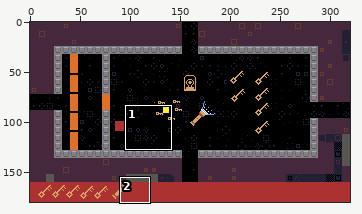
Pixel-art file -- rawAssets/items mockup.aseprite. The picture above shows the old version from afar; the outline marks the close-up.
Close-up. The starting point:
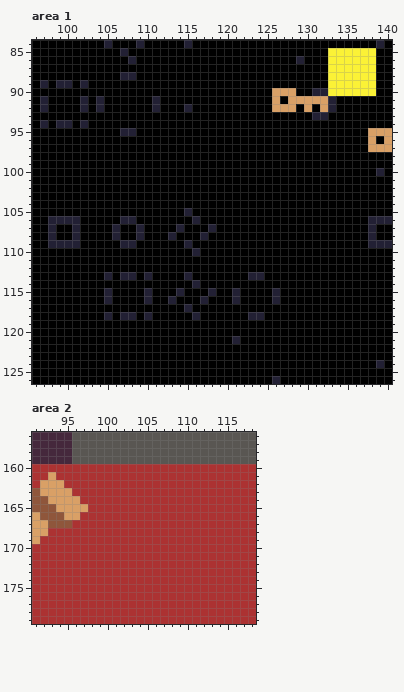
320x180 pixels, 1 frame. Shown: area 1: x 96..140, y 84..126; area 2: x 91..118, y 156..179.
The result:
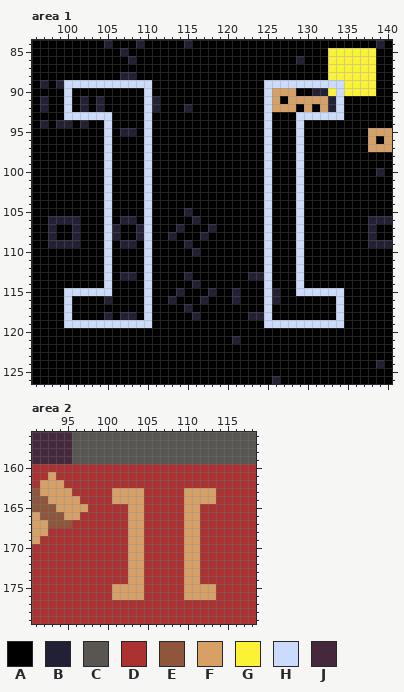
Palette (. is transparent): A #000000  B #222034  C #595652  D #ac3232  E #8f563b  F #d9a066  G #fbf236  H #cbdbfc  J #45283c
Diff:
layer "Bridge" added
layer "Bridge Inv Icon" added
--- area 1, layer "Bridge"
@@ x 96..140 @@
  88 AAAAAAAAAAABBAAAAAAAAAAAAAAAAAAAAAAAAGGGGGGAA
- 89 ABABBABAAAAAAAAAAAAAAAAAAAAAAAAAAAAAAGGGGGGAA
- 90 AAAAAAAAAAAAAAAAAAAAAAAAAAAAAAFFFAABBGGGGGGAA
- 91 ABAAAABABAAAAAABAAAAAAAAAAAAAAFAFFFFFBAAAAAAA
- 92 ABAAAABABAAAAAABAAABAAAAAAAAAAFFFAFAFBAAAAAAA
- 93 AAAAAAAAAAAAAAAAAAAAAAAAAAAAAAAAAAABBAAAAAAAA
- 94 ABABBABAAAAAAAAAAAAAAAAAAAAAAAAAAAAAAAAAAAAAA
- 95 AAAAAAAAAAABBAAAAAAAAAAAAAAAAAAAAAAAAAAAAAFFF
- 96 AAAAAAAAAAAAAAAAAAAAAAAAAAAAAAAAAAAAAAAAAAFAF
- 97 AAAAAAAAAAAAAAAAAAAAAAAAAAAAAAAAAAAAAAAAAAFFF
- 98 AAAAAAAAAAAAAAAAAAAAAAAAAAAAAAAAAAAAAAAAAAAAA
- 99 AAAAAAAAAAAAAAAAAAAAAAAAAAAAAAAAAAAAAAAAAAAAA
-100 AAAAAAAAAAAAAAAAAAAAAAAAAAAAAAAAAAAAAAAAAAABA
-101 AAAAAAAAAAAAAAAAAAAAAAAAAAAAAAAAAAAAAAAAAAAAA
-102 AAAAAAAAAAAAAAAAAAAAAAAAAAAAAAAAAAAAAAAAAAAAA
-103 AAAAAAAAAAAAAAAAAAAAAAAAAAAAAAAAAAAAAAAAAAAAA
-104 AAAAAAAAAAAAAAAAAAAAAAAAAAAAAAAAAAAAAAAAAAAAA
-105 AAAAAAAAAAAAAAAAAAABAAAAAAAAAAAAAAAAAAAAAAAAA
-106 AABBBBAAAAABBAAAAAAABAAAAAAAAAAAAAAAAAAAAABBB
-107 AABAABAAAABAABAAAABAAABAAAAAAAAAAAAAAAAAAABAA
-108 AABAABAAAABAABAAABAAABAAAAAAAAAAAAAAAAAAAABAA
-109 AABBBBAAAAABBAAAAAABAAAAAAAAAAAAAAAAAAAAAABBB
-110 AAAAAAAAAAAAAAAAAAAABAAAAAAAAAAAAAAAAAAAAAAAA
-111 AAAAAAAAAAAAAAAAAAAAAAAAAAAAAAAAAAAAAAAAAAAAA
-112 AAAAAAAAAAAAAAAAAAAAAAAAAAAAAAAAAAAAAAAAAAAAA
-113 AAAAAAAAABABBABAAAABAAAAAAABBAAAAAAAAAAAAAAAA
-114 AAAAAAAAAAAAAAAAAAAABAAAAAAAAAAAAAAAAAAAAAAAA
-115 AAAAAAAAABAAAABAAABAAABAABAAAABAAAAAAAAAAAAAA
-116 AAAAAAAAABAAAABAABAAABAAABAAAABAAAAAAAAAAAAAA
-117 AAAAAAAAAAAAAAAAAAABAAAAAAAAAAAAAAAAAAAAAAAAA
-118 AAAAAAAAABABBABAAAAABAAAAAABBAAAAAAAAAAAAAAAA
-119 AAAAAAAAAAAAAAAAAAAAAAAAAAAAAAAAAAAAAAAAAAAAA
+ 89 ABABHHHHHHHHHHHAAAAAAAAAAAAAAHHHHHHHHHHGGGGAA
+ 90 AAAAHAAAAAAAAAHAAAAAAAAAAAAAAHFFFAABBGHGGGGAA
+ 91 ABAAHABABAAAAAHBAAAAAAAAAAAAAHFAFFFFFBHAAAAAA
+ 92 ABAAHABABAAAAAHBAAABAAAAAAAAAHFFFAFAFBHAAAAAA
+ 93 AAAAHHHHHHAAAAHAAAAAAAAAAAAAAHAAAHHHHHHAAAAAA
+ 94 ABABBABAAHAAAAHAAAAAAAAAAAAAAHAAAHAAAAAAAAAAA
+ 95 AAAAAAAAAHABBAHAAAAAAAAAAAAAAHAAAHAAAAAAAAFFF
+ 96 AAAAAAAAAHAAAAHAAAAAAAAAAAAAAHAAAHAAAAAAAAFAF
+ 97 AAAAAAAAAHAAAAHAAAAAAAAAAAAAAHAAAHAAAAAAAAFFF
+ 98 AAAAAAAAAHAAAAHAAAAAAAAAAAAAAHAAAHAAAAAAAAAAA
+ 99 AAAAAAAAAHAAAAHAAAAAAAAAAAAAAHAAAHAAAAAAAAAAA
+100 AAAAAAAAAHAAAAHAAAAAAAAAAAAAAHAAAHAAAAAAAAABA
+101 AAAAAAAAAHAAAAHAAAAAAAAAAAAAAHAAAHAAAAAAAAAAA
+102 AAAAAAAAAHAAAAHAAAAAAAAAAAAAAHAAAHAAAAAAAAAAA
+103 AAAAAAAAAHAAAAHAAAAAAAAAAAAAAHAAAHAAAAAAAAAAA
+104 AAAAAAAAAHAAAAHAAAAAAAAAAAAAAHAAAHAAAAAAAAAAA
+105 AAAAAAAAAHAAAAHAAAABAAAAAAAAAHAAAHAAAAAAAAAAA
+106 AABBBBAAAHABBAHAAAAABAAAAAAAAHAAAHAAAAAAAABBB
+107 AABAABAAAHBAABHAAABAAABAAAAAAHAAAHAAAAAAAABAA
+108 AABAABAAAHBAABHAABAAABAAAAAAAHAAAHAAAAAAAABAA
+109 AABBBBAAAHABBAHAAAABAAAAAAAAAHAAAHAAAAAAAABBB
+110 AAAAAAAAAHAAAAHAAAAABAAAAAAAAHAAAHAAAAAAAAAAA
+111 AAAAAAAAAHAAAAHAAAAAAAAAAAAAAHAAAHAAAAAAAAAAA
+112 AAAAAAAAAHAAAAHAAAAAAAAAAAAAAHAAAHAAAAAAAAAAA
+113 AAAAAAAAAHABBAHAAAABAAAAAAABBHAAAHAAAAAAAAAAA
+114 AAAAAAAAAHAAAAHAAAAABAAAAAAAAHAAAHAAAAAAAAAAA
+115 AAAAHHHHHHAAAAHAAABAAABAABAAAHBAAHHHHHHAAAAAA
+116 AAAAHAAAABAAAAHAABAAABAAABAAAHBAAAAAAAHAAAAAA
+117 AAAAHAAAAAAAAAHAAAABAAAAAAAAAHAAAAAAAAHAAAAAA
+118 AAAAHAAAABABBAHAAAAABAAAAAABBHAAAAAAAAHAAAAAA
+119 AAAAHHHHHHHHHHHAAAAAAAAAAAAAAHHHHHHHHHHAAAAAA
 120 AAAAAAAAAAAAAAAAAAAAAAAAAAAAAAAAAAAAAAAAAAAAA
--- area 2, layer "Bridge Inv Icon"
@@ x 99..115 @@
 162 DDDDDDDDDDDDDDDDD
-163 DDDDDDDDDDDDDDDDD
-164 DDDDDDDDDDDDDDDDD
-165 DDDDDDDDDDDDDDDDD
-166 DDDDDDDDDDDDDDDDD
-167 DDDDDDDDDDDDDDDDD
-168 DDDDDDDDDDDDDDDDD
-169 DDDDDDDDDDDDDDDDD
-170 DDDDDDDDDDDDDDDDD
-171 DDDDDDDDDDDDDDDDD
-172 DDDDDDDDDDDDDDDDD
-173 DDDDDDDDDDDDDDDDD
-174 DDDDDDDDDDDDDDDDD
-175 DDDDDDDDDDDDDDDDD
-176 DDDDDDDDDDDDDDDDD
+163 DDFFFFDDDDDFFFFDD
+164 DDFFFFDDDDDFFFFDD
+165 DDDDFFDDDDDFFDDDD
+166 DDDDFFDDDDDFFDDDD
+167 DDDDFFDDDDDFFDDDD
+168 DDDDFFDDDDDFFDDDD
+169 DDDDFFDDDDDFFDDDD
+170 DDDDFFDDDDDFFDDDD
+171 DDDDFFDDDDDFFDDDD
+172 DDDDFFDDDDDFFDDDD
+173 DDDDFFDDDDDFFDDDD
+174 DDDDFFDDDDDFFDDDD
+175 DDFFFFDDDDDFFFFDD
+176 DDFFFFDDDDDFFFFDD
 177 DDDDDDDDDDDDDDDDD
